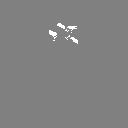
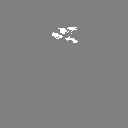
Revision of a layered w=128, h=128 image; what changed, layer by layer:
showed "Layer 8 copy 4", painted on it over [52,23,78,43]
hid "Layer 8 copy 3" over [49,23,78,44]
